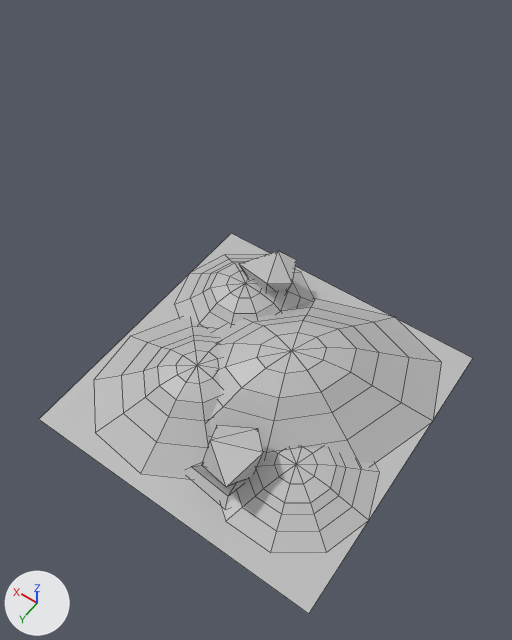
Renders of the FBX model Assets/Meshes/Q6.fbx from each side of a commit.
Both versions are drawn from a 50 mm camera at (-13.6, 8.2, 15.5) aimed at (-6.0, -2.4, -1.2). Lighting does not change. The marker at lower left points along +X, +Y and +Z. Mesh edges are drawn as thin lines. Where no turn or scale is listed for an object, it has been applied to the vertices.

In view in the first picture: 'Dune_01', 'Dune_02', 'Dune_03', 'Dune_04', 'Floor1', 'obj5_col23_08', 'obj5_col23_09'.
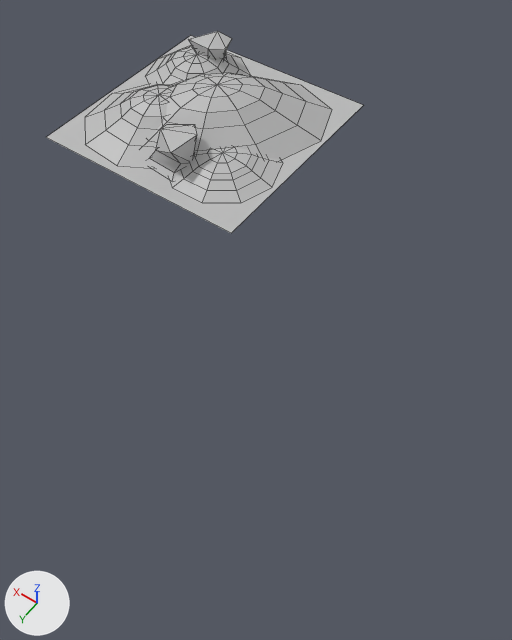
Where the newer file only moved an object's origin or applied its transform, the numbers keep the older frame.

Changed parts and their boxes [x1, y1, x2, y2] in the pictures (512 x 640 px):
'Dune_02', mesh moved
    before: [210, 299, 442, 463]
    after: [150, 73, 332, 160]
'Floor1', moved
    before: [39, 233, 473, 614]
    after: [46, 36, 363, 233]
'Dune_03', mesh moved
    before: [94, 318, 221, 479]
    after: [85, 83, 171, 169]
'Dune_04', mesh moved
    before: [221, 448, 380, 553]
    after: [170, 148, 283, 203]
'Dune_01', mesh moved
    before: [175, 254, 314, 327]
    after: [145, 46, 251, 85]
'obj5_col23_08', mesh moved
    before: [189, 425, 263, 507]
    after: [150, 125, 197, 180]
'obj5_col23_09', mesh moved
    before: [239, 251, 297, 294]
    after: [188, 31, 232, 60]

Diff of the bpy script that builds the scene:
```diff
--- a/Assets/Meshes/Q6.fbx.py
+++ b/Assets/Meshes/Q6.fbx.py
@@ me_mesh_005 @@
 me_mesh_005.from_pydata(...)  # 19 vertices, 23 faces; spans x -1.17..0.69, y -0.97..1.06, z -0.64..0.64
 # used by ob_obj5_col23_09; location = (-6.25, -2.75, 0.64)
+# me_mesh_005 part 4: the whole mesh is moved by (8.17, -7.96, 0.0)
 me_mesh_005.materials.append(mat_lambert1)
@@ me_mesh_002 @@
 me_mesh_002.from_pydata(...)  # 51 vertices, 50 faces; spans x -3.52..3.52, y -3.52..3.52, z -0.74..0.74
 # used by ob_dune_02; location = (-8.5, -0.5, 0.74)
+# me_mesh_002 part 5: the whole mesh is moved by (8.17, -7.71, 0.0)
 me_mesh_002.materials.append(mat_lambert1)
@@ me_mesh_001 @@
 me_mesh_001.from_pydata(...)  # 51 vertices, 50 faces; spans x -2.0..2.0, y -1.9..1.9, z -0.44..0.44
 # used by ob_dune_01; location = (-6.0, -2.0, 0.44)
+# me_mesh_001 part 6: the whole mesh is moved by (8.0, -7.96, 0.0)
 me_mesh_001.materials.append(mat_lambert1)
@@ me_mesh_003 @@
 me_mesh_003.from_pydata(...)  # 51 vertices, 50 faces; spans x -2.64..2.64, y -2.64..2.64, z -0.57..0.57
 # used by ob_dune_03; location = (-6.75, 1.0, 0.57)
+# me_mesh_003 part 2: the whole mesh is moved by (8.0, -7.96, 0.0)
 me_mesh_003.materials.append(mat_lambert1)
@@ me_mesh_004 @@
 me_mesh_004.from_pydata(...)  # 19 vertices, 23 faces; spans x -1.06..0.97, y -1.17..0.69, z -0.64..0.64
 # used by ob_obj5_col23_08; location = (-8.75, 2.5, 0.64)
+# me_mesh_004 part 3: the whole mesh is moved by (8.17, -7.96, 0.0)
 me_mesh_004.materials.append(mat_lambert1)
@@ me_mesh_006 @@
 me_mesh_006.from_pydata(...)  # 51 vertices, 50 faces; spans x -2.0..2.0, y -1.9..1.9, z -0.23..0.23
 # used by ob_dune_04; location = (-10.0, 1.5, 0.23)
+# me_mesh_006 part 1: the whole mesh is moved by (8.17, -7.96, 0.0)
 me_mesh_006.materials.append(mat_lambert1)
@@ ob_floor1 @@
 ob_floor1 = bpy.data.objects.new('Floor1', me_mesh)
-ob_floor1.location = (-8.0, 0.0, 0.0)
+ob_floor1.location = (0.0, -8.0, 0.0)
```
